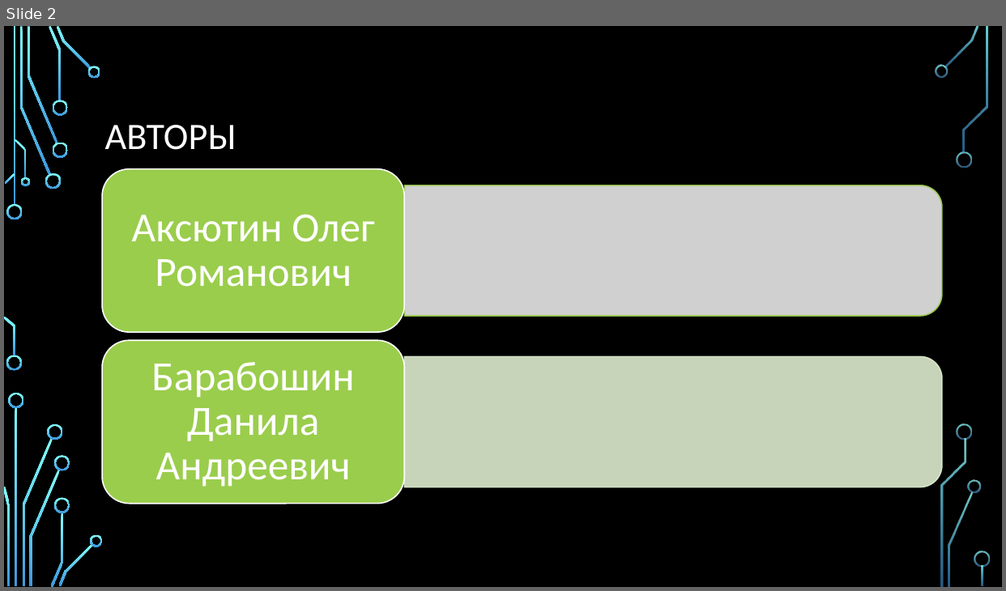
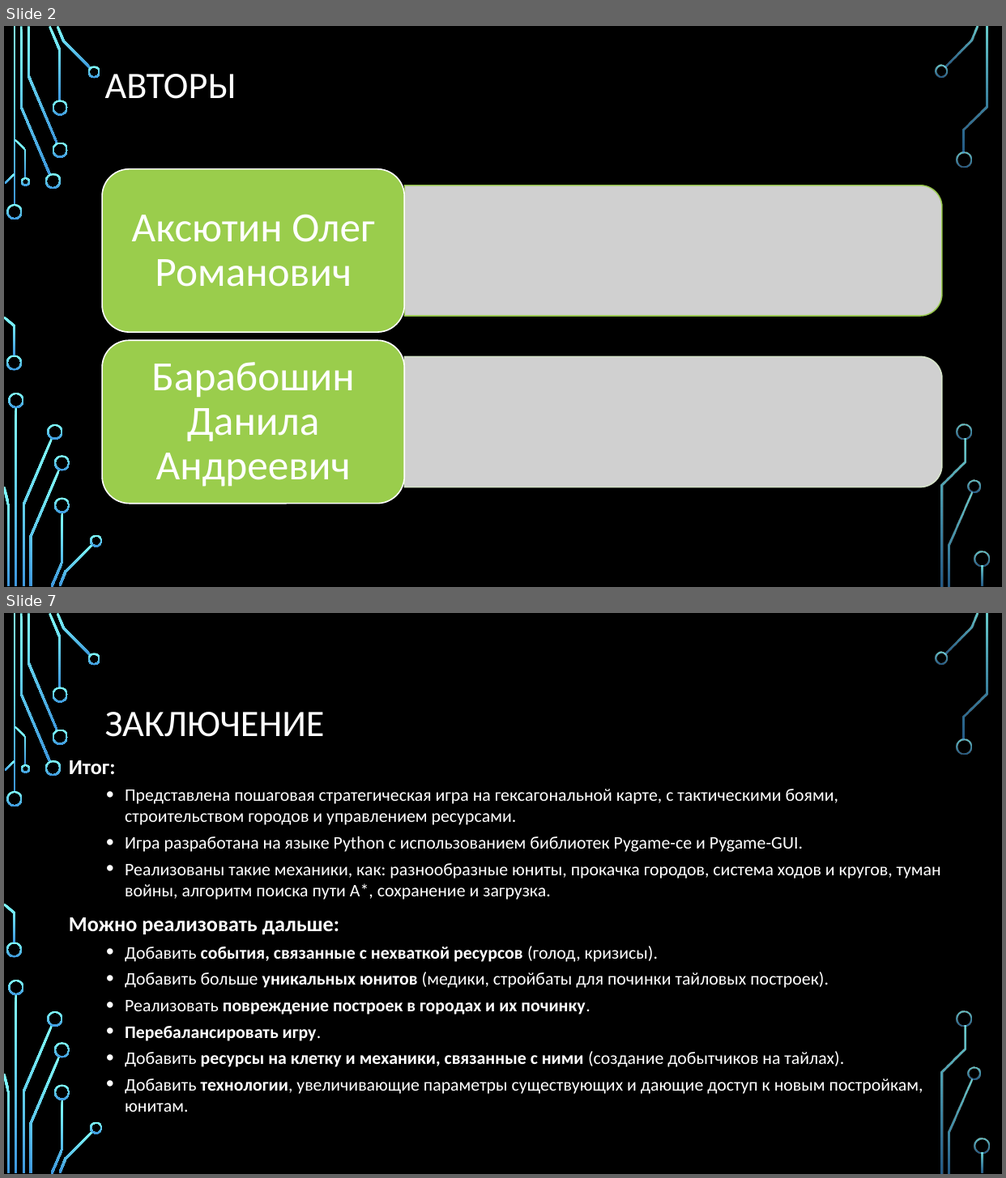
Before and after one commit to Peeperocka/Untitled-hexagon-game, a slide deck: data/docs/Презентация.pptx. Shown one above the other, each under a label of ours: slide 2 before the commit, slides 2 and 7 after it; the slides between them are not shown. The pictures are 1006x591 and 1006x1178 pixels, drawn with LibreOffice and Linux fonts; fonts in the diff are those of the drawing; grey boxes stand for pictures; background and template pictures are left out. Boxes give left, top, right and bottom in pixels: in the first picture for what was removed or moved away, otherwise in the second. Text is boxed around its words. In the diff, an @@ line names an element or a change of style, - is before the commit and + after.

```diff
--- a/data/docs/Презентация.pptx
+++ b/data/docs/Презентация.pptx
@@ slide 7 added at [4, 613, 1002, 1174], background picture (left out); not listed: 36 template elements that a slide beside it also shows @@
@@ title added at [105, 712, 325, 737], 36 pt, text #FFFFFF @@
+ЗАКЛЮЧЕНИЕ
@@ text added at [69, 760, 941, 1112], 17 pt, text #FFFFFF @@
+Итог:
+  • Представлена пошаговая стратегическая игра на гексагональной карте, с тактическими боями, строительством городов и управлением ресурсами.
+  • Игра разработана на языке Python с использованием библиотек Pygame-ce и Pygame-GUI.
+  • Реализованы такие механики, как: разнообразные юниты, прокачка городов, система ходов и кругов, туман войны, алгоритм поиска пути A*, сохранение и загрузка.
+Можно реализовать дальше:
+  • Добавить события, связанные с нехваткой ресурсов (голод, кризисы).
+  • Добавить больше уникальных юнитов (медики, стройбаты для починки тайловых построек).
+  • Реализовать повреждение построек в городах и их починку.
+  • Перебалансировать игру.
+  • Добавить ресурсы на клетку и механики, связанные с ними (создание добытчиков на тайлах).
+  • Добавить технологии, увеличивающие параметры существующих и дающие доступ к новым постройкам, юнитам.
@@ slide 2 changed as well @@
@@ title "АВТОРЫ": place and size @@
-title "АВТОРЫ" at [105, 125, 236, 150]
+title "АВТОРЫ" at [105, 74, 236, 99]
@@ round same rect removed at [404, 357, 942, 487] @@
@@ picture added at [404, 357, 942, 487] @@
```
Also in this commit, not shown: 1 other slide changed, 4 other slides added, 3 slides removed, 1 other file.
